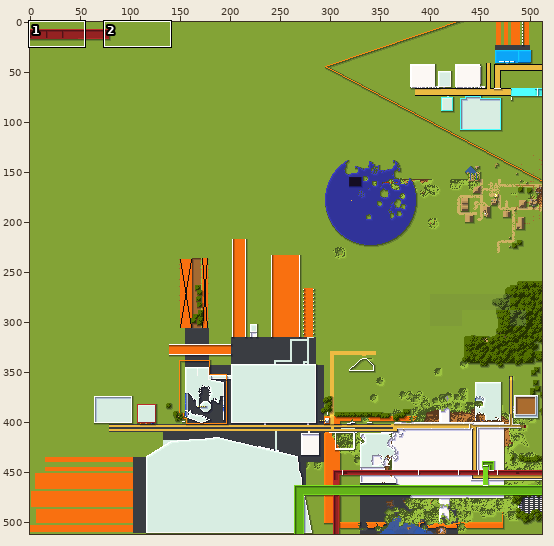
A sprite sheet gets an edit: tiles/-1,-2.png. The first picture is a wide view before the edit; the outline marks the close-up.
Close-up. First the earlier version:
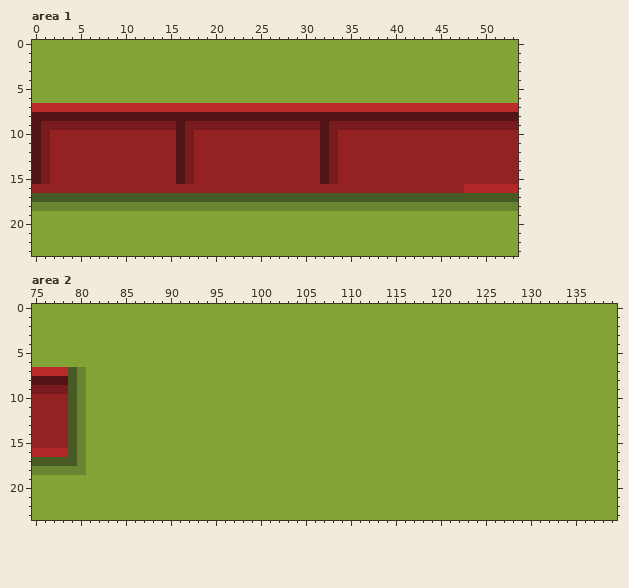
The file is 512x512 pixels. Colours within 5 levels of each other are drawn and written as one. Shown: area 1: x 0..53, y 0..23; area 2: x 75..139, y 0..23.
Once edited:
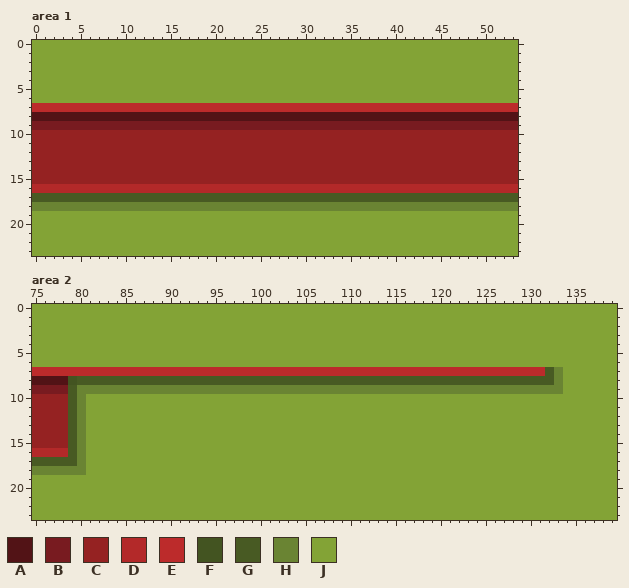
Palette (. is transparent): A #521316  B #781b20  C #952222  D #b32929  E #bc2b2b  F #435421  G #485a23  H #6a8433  J #83a336
Change:
Changed rows in their new state; - is an unchanged pixel.
Area 1:
first column x 0:
 9 B---------------B---------------B---------------
10 CC--------------CC--------------CC--------------
11 CC--------------CC--------------CC--------------
12 CC--------------CC--------------CC--------------
13 CC--------------CC--------------CC--------------
14 CC--------------CC--------------CC--------------
15 CC--------------CC--------------CC--------------
16 DDDDDDDDDDDDDDDDDDDDDDDDDDDDDDDDDDDDDDDDDDDDDDDD
Area 2:
first column x 79:
 7 EEEEEEEEEEEEEEEEEEEEEEEEEEEEEEEEEEEEEEEEEEEEEEEEEEEEEGH
 8 FGGGGGGGGGGGGGGGGGGGGGGGGGGGGGGGGGGGGGGGGGGGGGGGGGGGGGH
 9 --HHHHHHHHHHHHHHHHHHHHHHHHHHHHHHHHHHHHHHHHHHHHHHHHHHHHH
Where, in picture pixels (left, top, right, bottom), the same in both close-ups:
changed: (32, 121, 464, 193)
changed: (68, 367, 563, 394)
